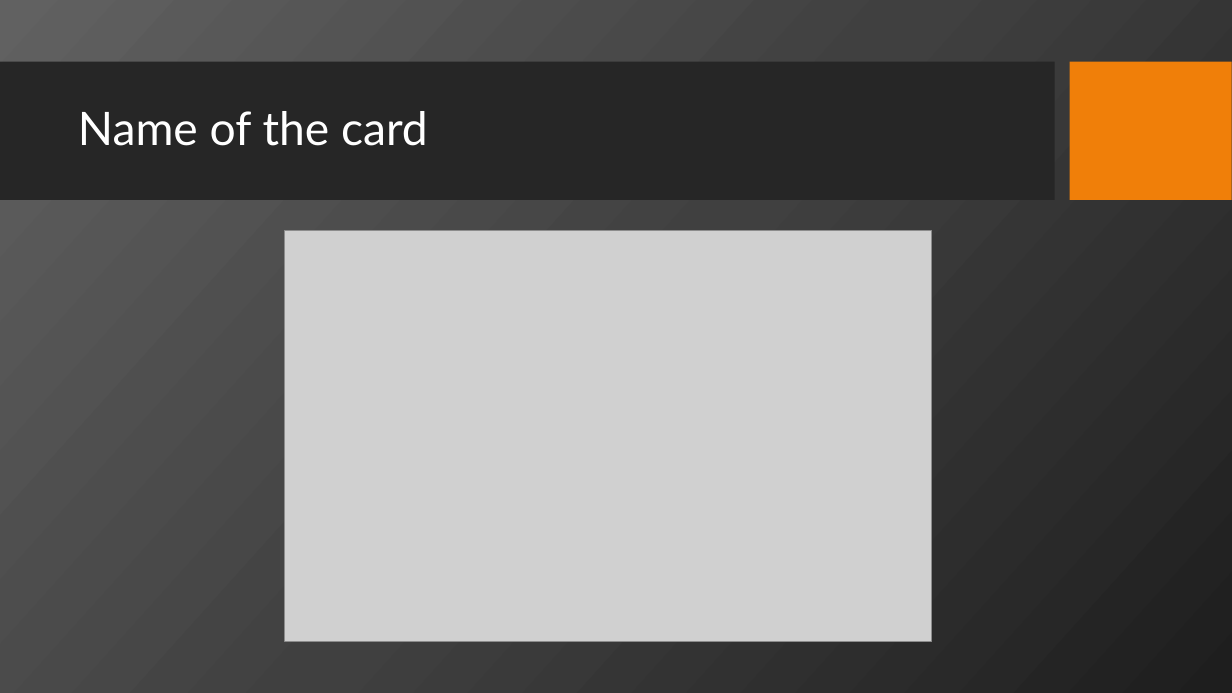
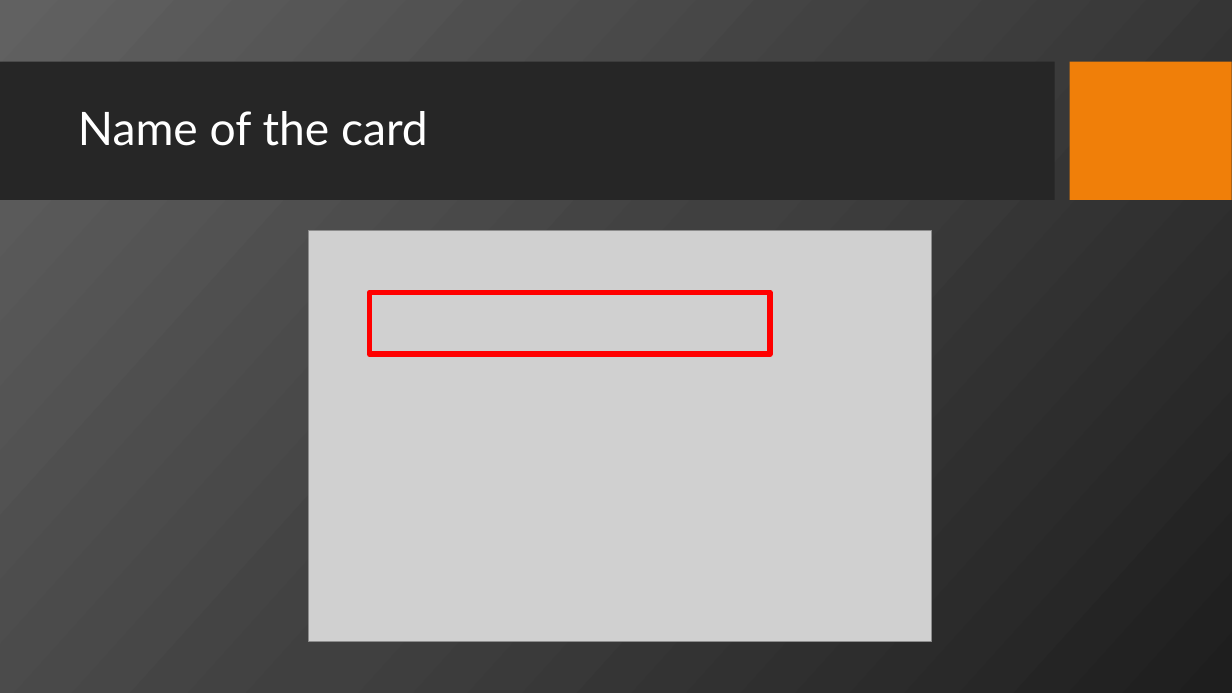
Before and after one commit to NendoTaka/MagicCardScanner, a slide deck: slide 6 of Magic the Gathering.pptx (slide 4 before the commit). Drawn at 1232x693 pixels with LibreOffice and Linux fonts; fonts in the diff are those of the drawing; grey boxes stand for pictures; background and template pictures are left out. Boxes give left, top, right and bottom in pixels: in the first picture for what was removed or moved away, otherwise in the second. Text is boxed around its words. In the diff, an @@ line names an element or a change of style, - is before the commit and + after.

```diff
--- a/Magic the Gathering.pptx
+++ b/Magic the Gathering.pptx
@@ picture: place and size @@
-picture at <box>285,231,932,641</box>
+picture at <box>308,231,932,641</box>
@@ rectangle added at <box>370,293,770,355</box>, outline #FF0000 4.5 pt @@
```
Also in this commit, not shown: 8 other slides changed, 4 slides added.
